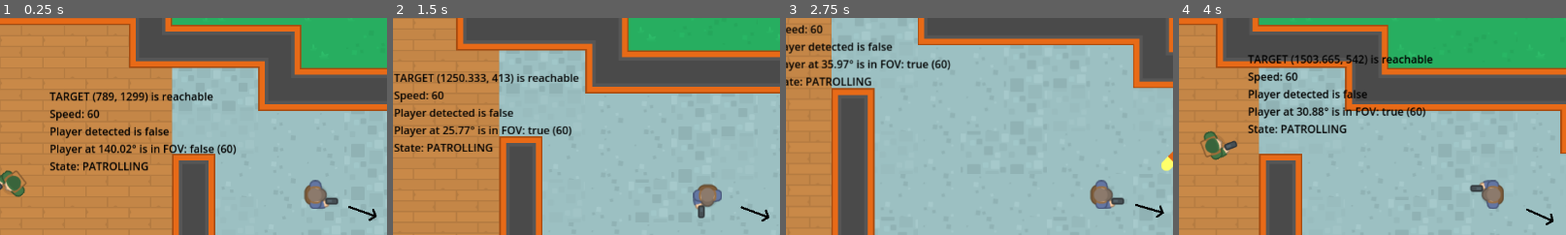
Above: before the commit, frames 1-4 (left to right).
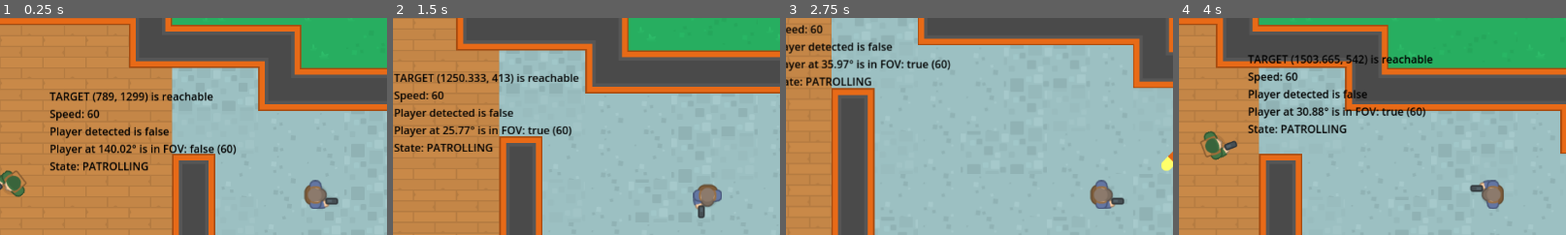
Above: after the commit, the same moments.

Repository: fj0lverkr/do-not-mind-me
Game: Godot game, scene res://scenes/level_map/level_map.tscn
Two runs of this game, one before a commit and one after it. Both use one fixed random seed, a clock stepped at 60 frames per second and the inputs below. Sound files missing from this copy of the repository are replaced by a short silence.
Inputs (mouse positions are % of the whole screen's width and height, from its top left):
- Up to frame 1 (0.25 s): no input
- Up to frame 2 (1.5 s): move the mouse to (72, 45) at 0.52 s; hold D (right) 0.53-1.28 s; click (72, 45) at 0.6 s; move the mouse to (30, 55) at 1.27 s; hold S (down) from 1.28 s (still down); click (30, 55) at 1.35 s
- Up to frame 3 (2.75 s): move the mouse to (60, 28) at 2.02 s; release S (down) at 2.03 s; hold D (right) from 2.03 s (still down); click (60, 28) at 2.1 s
- Up to frame 4 (4 s): move the mouse to (45, 70) at 2.77 s; release D (right) at 2.78 s; hold W (up) 2.78-3.53 s; click (45, 70) at 2.85 s; move the mouse to (80, 65) at 3.52 s; hold A (left) from 3.53 s (still down); click (80, 65) at 3.6 s
The pictures show only the part of the screen within x 9-59%, y 9-59%; the shares and areas given below are measured in that part.

The runs differ from the first frame. In frame 1, 0.1% of the frame differs, in the area x 89-98%, y 86-94%; in frame 2, 0.1%; in frame 3, 0.1%, in the area x 90-98%, y 85-92%; in frame 4, 0.1%.

Commit message:
remove exit pointer as component of player node

Diff:
--- a/scenes/player/player.gd
+++ b/scenes/player/player.gd
@@ -1,13 +1,8 @@
 class_name Player
 extends CharacterBody2D
 
-@onready
-var _arrow: Sprite2D = $ExitPointer
-
 @export
 var _speed: float = 130.0
-@export
-var _exit_node: Exit
 
 
 func _ready() -> void:
@@ -15,8 +10,6 @@
 
 
 func _physics_process(_delta: float) -> void:
-    if _exit_node:
-        _arrow.look_at(_exit_node.global_position)
     _process_input()
     move_and_slide()
 
--- a/scenes/player/player.tscn
+++ b/scenes/player/player.tscn
@@ -1,8 +1,7 @@
-[gd_scene load_steps=5 format=3 uid="uid://bvb5cnvoqb8t3"]
+[gd_scene load_steps=4 format=3 uid="uid://bvb5cnvoqb8t3"]
 
 [ext_resource type="Script" path="res://scenes/player/player.gd" id="1_dynm6"]
 [ext_resource type="Texture2D" uid="uid://df7ue0jyy6cua" path="res://assets/images/survivor1_gun.png" id="1_iw3j7"]
-[ext_resource type="Texture2D" uid="uid://dd1fgsqot5dm8" path="res://assets/images/arrow.png" id="3_6ffsi"]
 
 [sub_resource type="CapsuleShape2D" id="CapsuleShape2D_dxqci"]
 radius = 14.0
@@ -21,8 +20,3 @@
 shape = SubResource("CapsuleShape2D_dxqci")
 
 [node name="Camera2D" type="Camera2D" parent="."]
-
-[node name="ExitPointer" type="Sprite2D" parent="."]
-scale = Vector2(0.1, 0.1)
-texture = ExtResource("3_6ffsi")
-offset = Vector2(750, 0)
